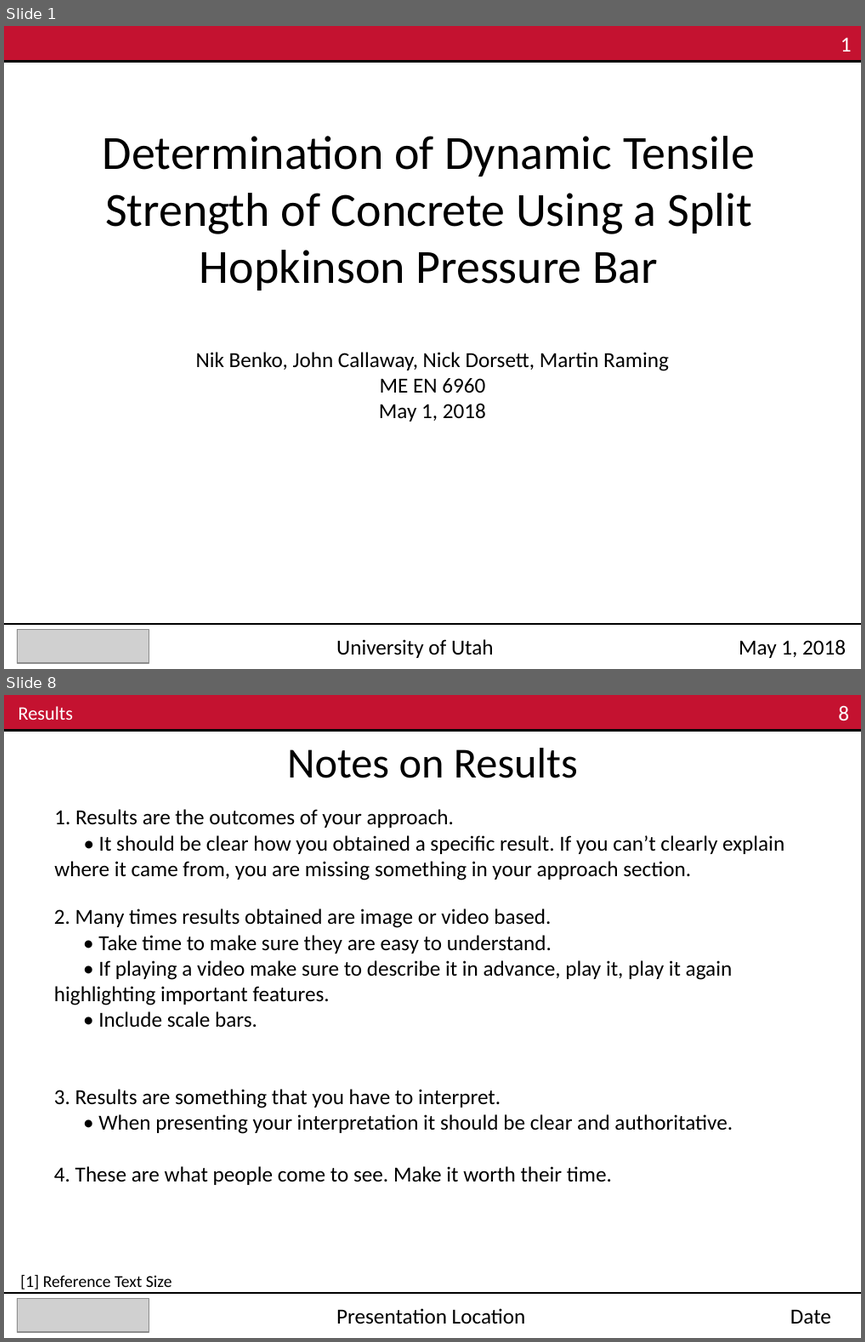
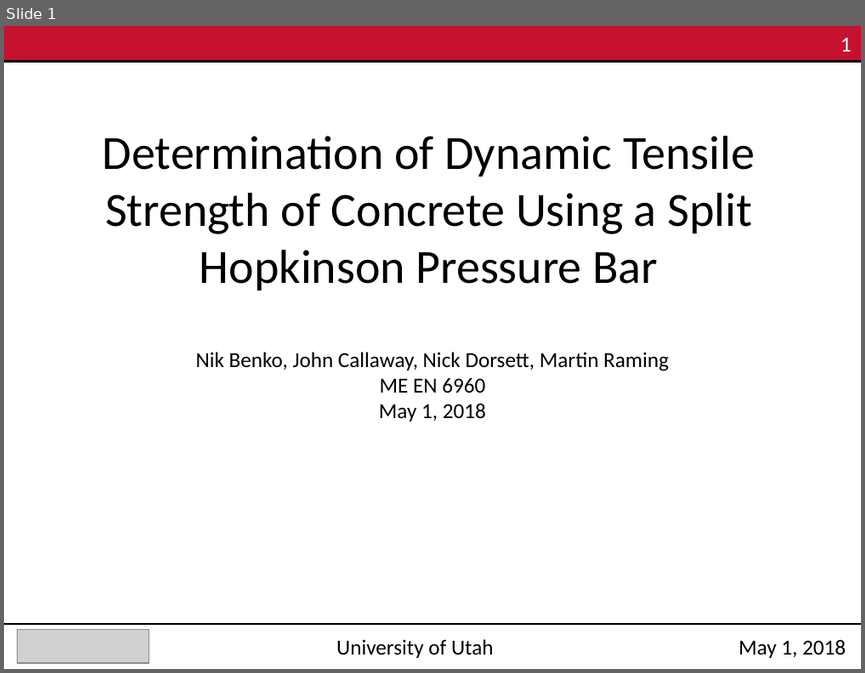
Before and after one commit to Mar-ten/PMAA_Fracture, a slide deck: ME EN 6960_Group4_Exp3.pptx. Shown one above the other, each under a label of ours: slides 1 and 8 before the commit, slide 1 after it; the slides between them are not shown. The pictures are 865x1342 and 865x673 pixels, drawn with LibreOffice and Linux fonts; fonts in the diff are those of the drawing; grey boxes stand for pictures. Boxes give left, top, right and bottom in pixels: in the first picture for what was removed or moved away, otherwise in the second. Text is boxed around its words. In the diff, an @@ line names an element or a change of style, - is before the commit and + after.

```diff
--- a/ME EN 6960_Group4_Exp3.pptx
+++ b/ME EN 6960_Group4_Exp3.pptx
@@ slide 8 removed at (4,695,861,1338), background #FFFFFF @@
@@ rectangle removed at (4,695,861,730) @@
@@ text removed at (18,706,74,720) @@
-Results
@@ text removed at (838,705,849,721) @@
-8
@@ line removed from (4, 730) to (861, 730) @@
@@ text removed at (287,748,578,778) @@
-Notes on Results
@@ text removed at (54,809,784,880) @@
-1. Results are the outcomes of your approach.
-• It should be clear how you obtained a specific result. If you can’t clearly explain where it came from, you are missing something in your approach section.
@@ text removed at (54,908,732,1027) @@
-2. Many times results obtained are image or video based.
-• Take time to make sure they are easy to understand.
-• If playing a video make sure to describe it in advance, play it, play it again highlighting important features.
-• Include scale bars.
@@ text removed at (54,1089,732,1134) @@
-3. Results are something that you have to interpret.
-• When presenting your interpretation it should be clear and authoritative.
@@ text removed at (54,1166,612,1185) @@
-4. These are what people come to see. Make it worth their time.
@@ text removed at (20,1274,172,1289) @@
-[1] Reference Text Size
@@ line removed from (4, 1293) to (861, 1293) @@
@@ picture removed at (17,1299,148,1332) @@
@@ text removed at (336,1308,526,1324) @@
-Presentation Location
@@ text removed at (790,1309,831,1323) @@
-Date
```
Also in this commit, not shown: 13 slides added, 8 other slides removed.
